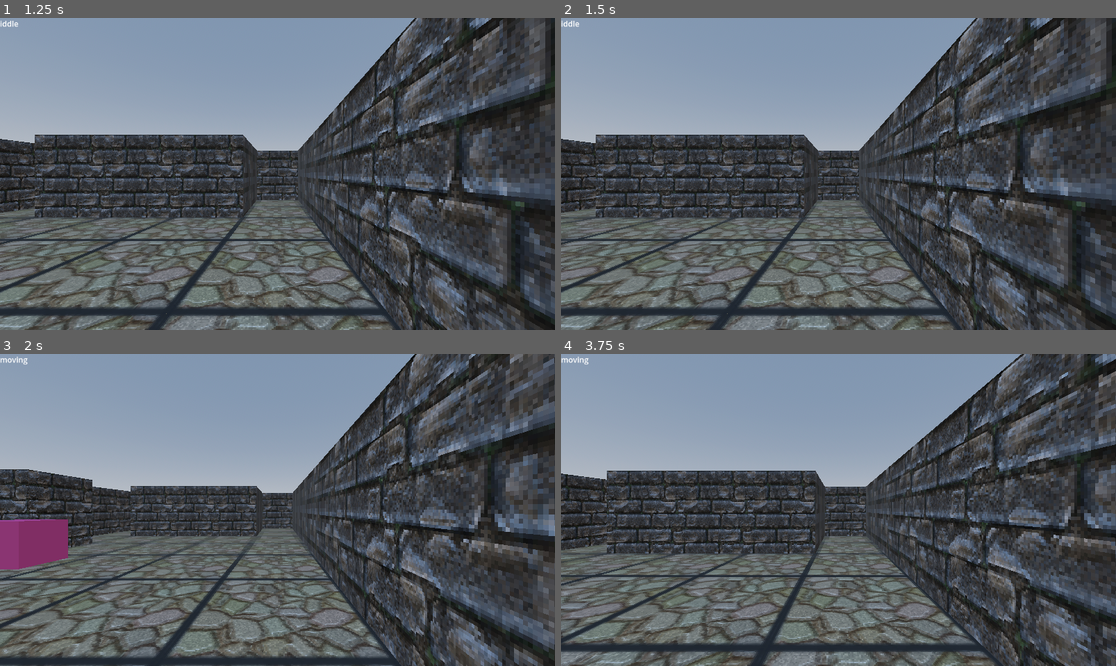
Above: before the commit, frames 1-4 (two rows, left to right).
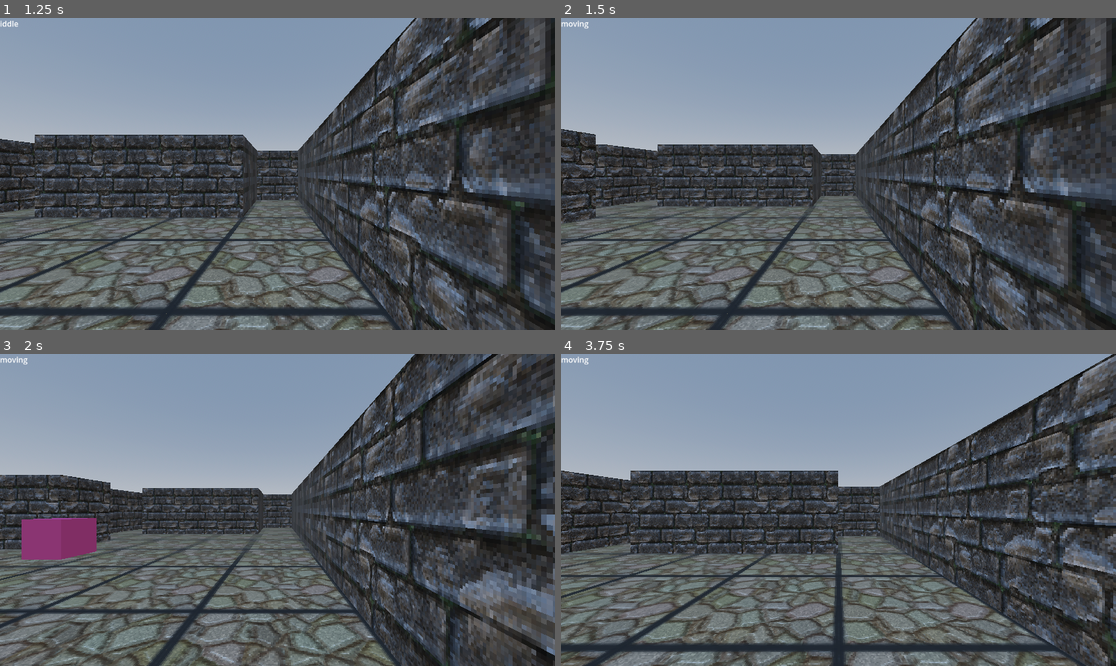
Above: after the commit, the same moments.

Repository: Zaba-web/godot-dungeon-crawler-character-controller
Game: Godot game, scene res://scenes/demo/demo_level.tscn
Same seed, same stepped clock (60 frames per second), same inputs: the game is played once before the commit and once after it.
Inputs (mouse positions are in pixels of both pictures, inside the frame that each line leads up to):
- Up to frame 1 (1.25 s): tap Enter at 0.5 s; move the mouse to (399, 158) at 0.52 s; hold E (strafe_right) from 0.53 s (still down); click (399, 158) at 0.6 s
- Up to frame 2 (1.5 s): tap Space at 1.25 s; move the mouse to (727, 189) at 1.27 s; release E (strafe_right) at 1.28 s; hold S (move_back) from 1.28 s (still down); click (727, 189) at 1.35 s
- Up to frame 3 (2 s): keep holding S (move_back)
- Up to frame 4 (3.75 s): move the mouse to (894, 441) at 2.02 s; release S (move_back) at 2.03 s; hold E (strafe_right) 2.03-2.78 s; click (894, 441) at 2.1 s; tap Enter at 2.75 s; move the mouse to (810, 572) at 2.77 s; hold W (move_forward) 2.78-3.53 s; click (810, 572) at 2.85 s; move the mouse to (1005, 556) at 3.52 s; hold Q (strafe_left) from 3.53 s (still down); click (1005, 556) at 3.6 s

Frame 1 is identical in both runs. In frame 2, 8.0% of the frame differs, in the area x 0-68%, y 0-66%; in frame 3, 36%; in frame 4, 41%, in the area x 0-100%, y 0-100%.

Commit message:
Changes to enable command queqe

Diff:
--- a/scripts/player/modules/movement.gd
+++ b/scripts/player/modules/movement.gd
@@ -225,7 +225,33 @@
 
 # Process hold input
 func _process_hold_input() -> void:
-	if cd_active:
+	# Need this to be able queqe commands
+
+	if Input.is_action_just_pressed(turn_right_action_name):
+		_add_command(Commands.TURN_RIGHT)
+		_set_input_cd()
+
+	if Input.is_action_just_pressed(turn_left_action_name):
+		_add_command(Commands.TURN_LEFT)
+		_set_input_cd()
+
+	if Input.is_action_just_pressed(move_forward_action_name):
+		_add_command(Commands.MOVE_FORWARD)
+		_set_input_cd()
+
+	if Input.is_action_just_pressed(move_back_action_name):
+		_add_command(Commands.MOVE_BACK)
+		_set_input_cd()
+
+	if Input.is_action_just_pressed(strafe_left_action_name):
+		_add_command(Commands.STRAFE_LEFT)
+		_set_input_cd()
+
+	if Input.is_action_just_pressed(strafe_right_action_name):
+		_add_command(Commands.STRAFE_RIGHT)
+		_set_input_cd()
+
+	if cd_active || commands_queue.size() > 0:
 		return
 
 	if Input.is_action_pressed(move_forward_action_name):
